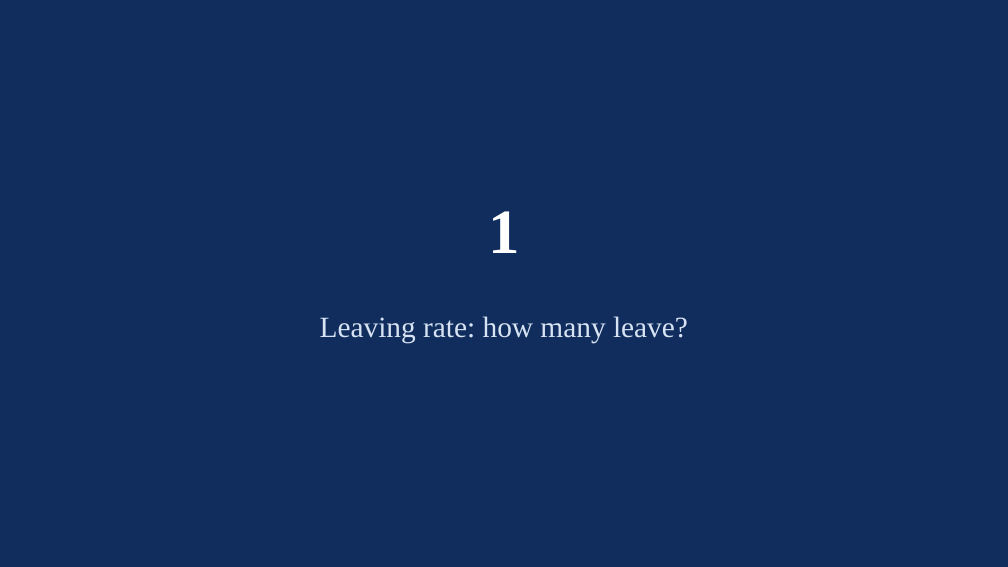
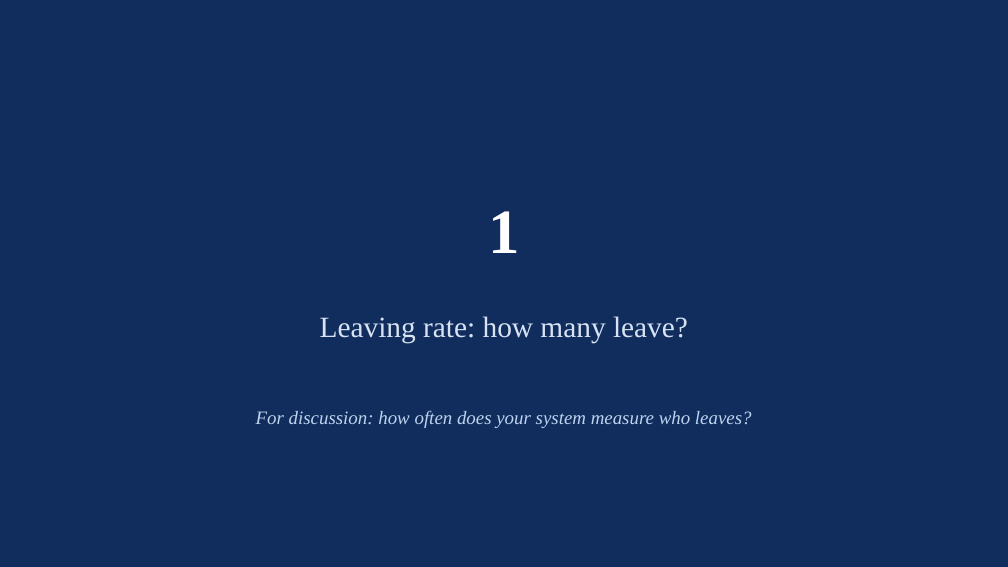
Before and after one commit to jedr1-ship-it/Alternative-Pathways----Quant, a slide deck: slide 5 of report/data_cluster/Proyect_US_policy.pptx. Drawn at 1008x567 pixels with LibreOffice and Linux fonts; fonts in the diff are those of the drawing. Boxes give left, top, right and bottom in pixels: in the first picture for what was removed or moved away, otherwise in the second. Text is boxed around its words. In the diff, an @@ line names an element or a change of style, - is before the commit and + after.

```diff
--- a/report/data_cluster/Proyect_US_policy.pptx
+++ b/report/data_cluster/Proyect_US_policy.pptx
@@ text added at [256, 410, 752, 428], 18 pt, text #BED3EE, italic @@
+For discussion: how often does your system measure who leaves?
```
Also in this commit, not shown: 14 other slides changed, 1 slide added, 1 other file.
